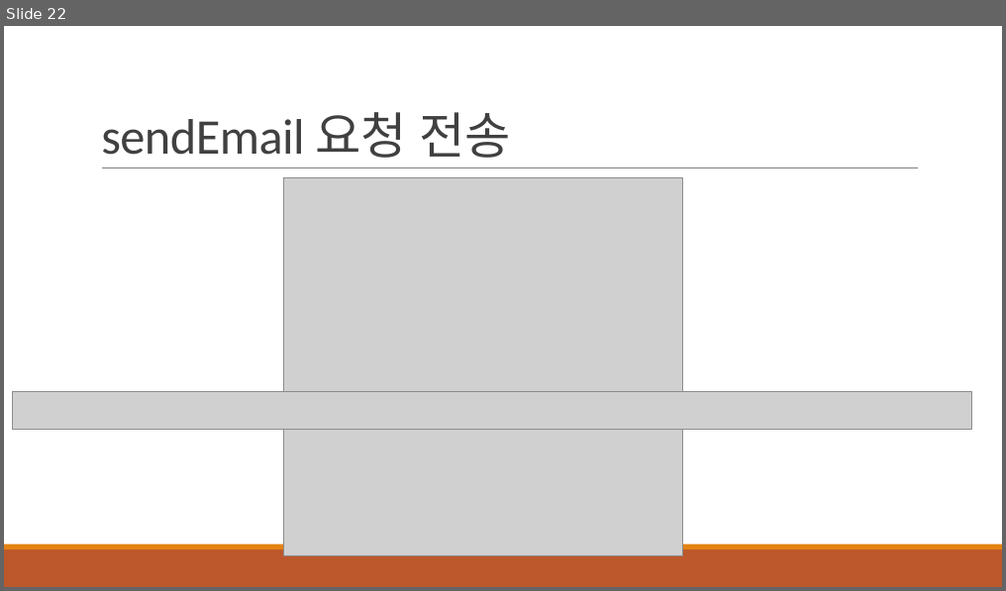
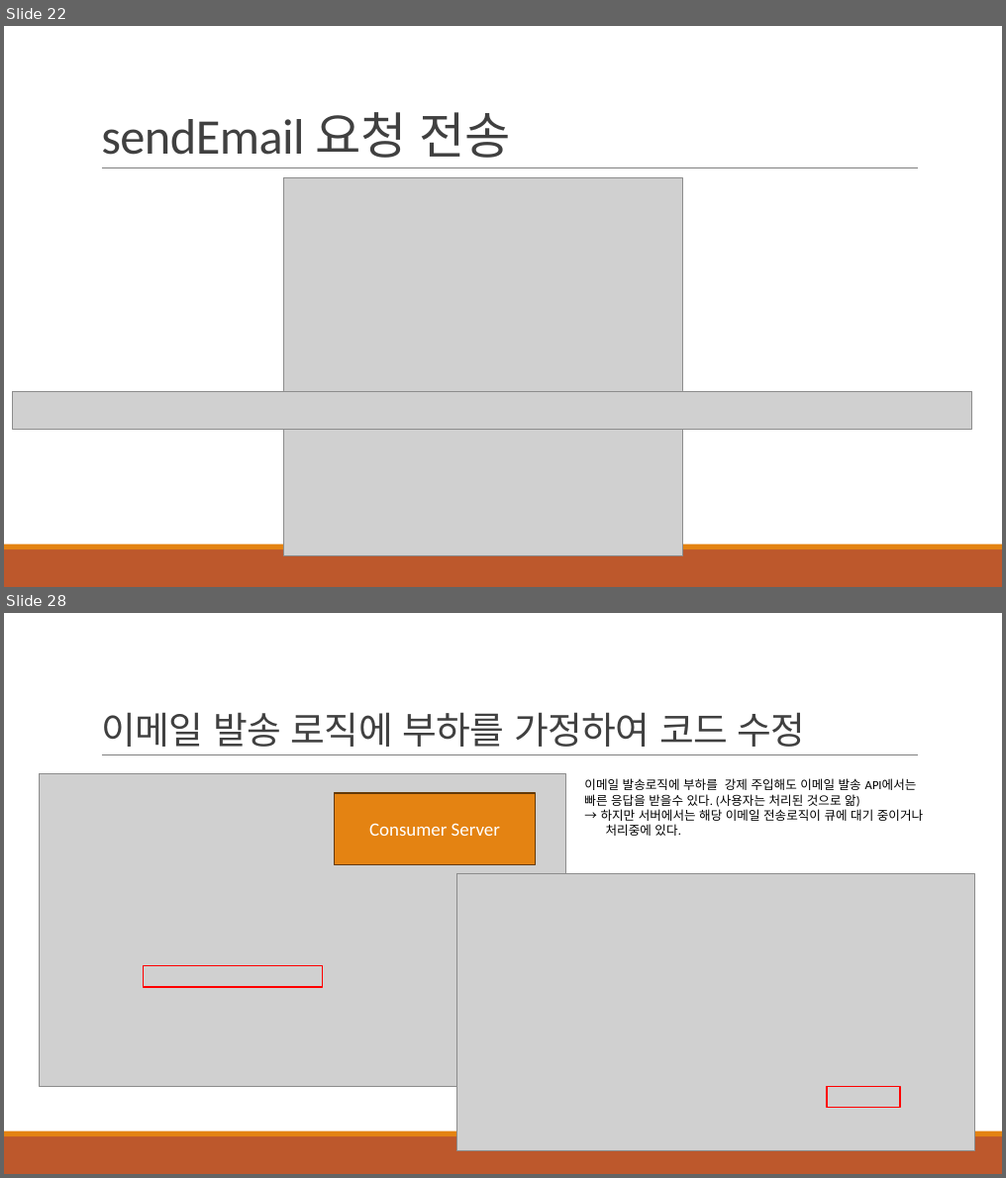
Before and after one commit to khb3025/kafka, a slide deck: ppt/2.Kafka 기본 개념.pptx. Shown one above the other, each under a label of ours: slide 22 before the commit, slides 22 and 28 after it; the slides between them are not shown. The pictures are 1006x591 and 1006x1178 pixels, drawn with LibreOffice and Linux fonts; fonts in the diff are those of the drawing; grey boxes stand for pictures. Boxes give left, top, right and bottom in pixels: in the first picture for what was removed or moved away, otherwise in the second. Text is boxed around its words. In the diff, an @@ line names an element or a change of style, - is before the commit and + after.

Commit message:
feat : springboot(kafka consumer서버) 작성

```diff
--- a/ppt/2.Kafka 기본 개념.pptx
+++ b/ppt/2.Kafka 기본 개념.pptx
@@ slide 28 added at <box>4,613,1002,1174</box>, background #FFFFFF; not listed: 3 template elements that a slide beside it also shows @@
@@ title added at <box>101,712,806,747</box>, 36 pt, text #404040 @@
+이메일 발송 로직에 부하를 가정하여 코드 수정
@@ picture added at <box>40,774,566,1087</box> @@
@@ text added at <box>584,778,923,836</box>, 12 pt, text #000000 @@
+이메일 발송로직에 부하를 강제 주입해도 이메일 발송 API에서는
+빠른 응답을 받을수 있다. (사용자는 처리된 것으로 앎)
+→ 하지만 서버에서는 해당 이메일 전송로직이 큐에 대기 중이거나
+처리중에 있다.
@@ rectangle added at <box>334,793,536,865</box>, fill #E48312, outline #643908 1.25 pt, 18 pt, text #FFFFFF @@
+Consumer Server
@@ picture added at <box>456,874,975,1152</box> @@
@@ rectangle added at <box>144,966,322,987</box>, outline #FF0000 1.25 pt @@
@@ rectangle added at <box>827,1087,900,1108</box>, outline #FF0000 1.25 pt @@
```
Also in this commit, not shown: 6 other slides added, 14 other files.
